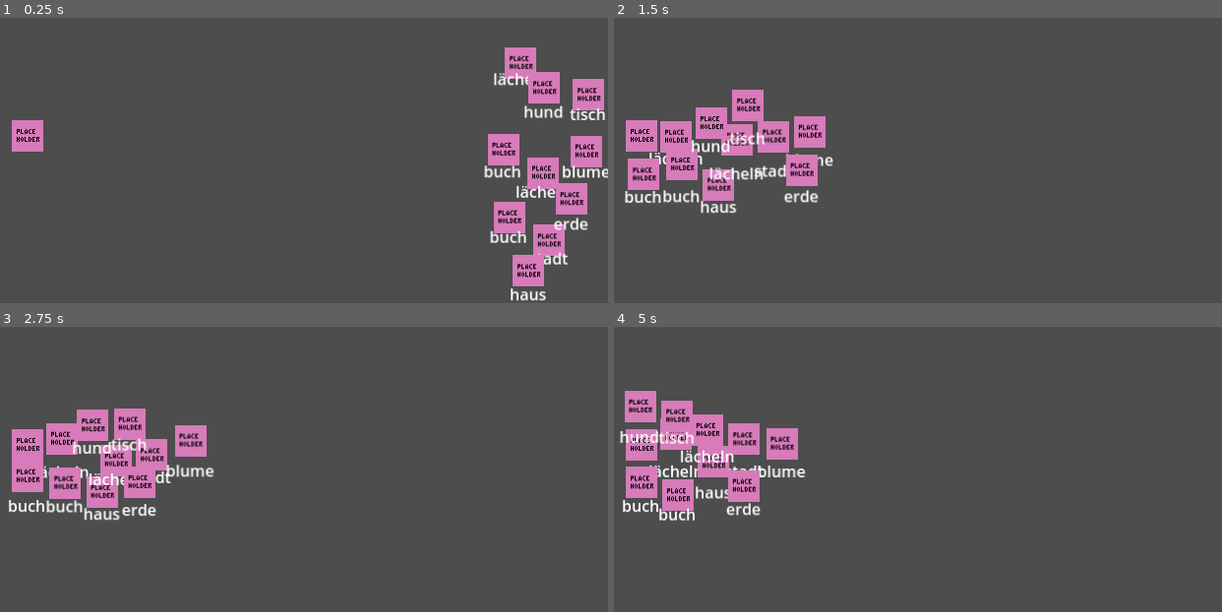
Above: before the commit, frames 1-4 (two rows, left to right).
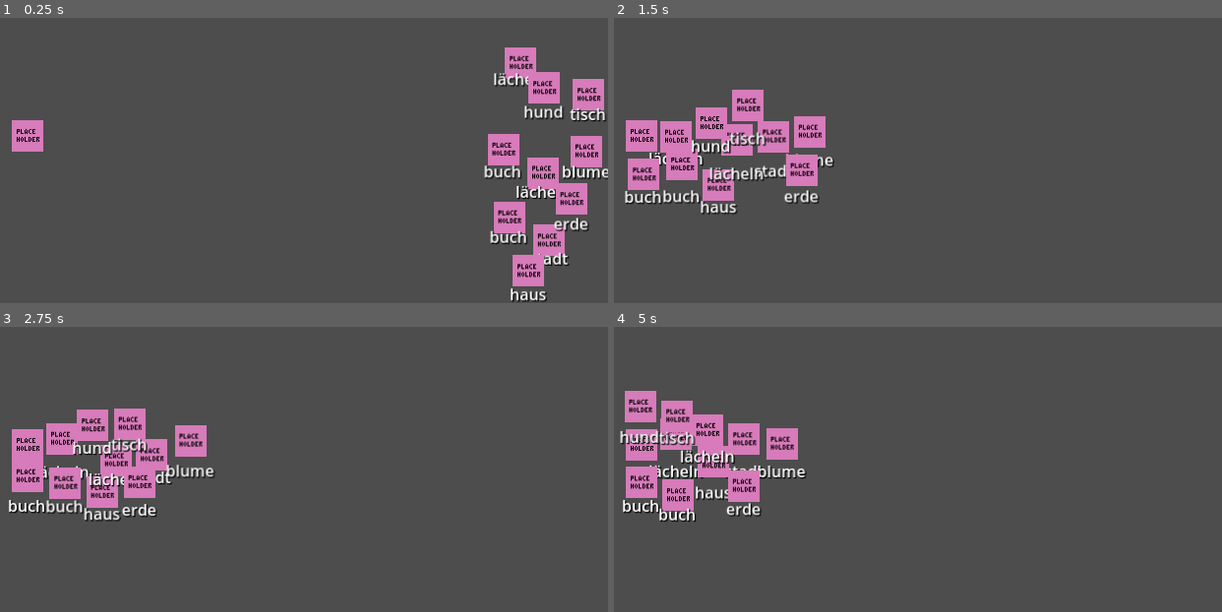
Above: after the commit, the same moments.

Repository: lehmius/typing-tides
Game: Godot game, scene res://scenes/game_state_handler.tscn
The game is run twice, just before and just after one commit, with the same random seed, the same clock (stepped at 60 frames per second) and the same inputs. This scene is started directly instead of the project's main scene. The engine's default icon, where the game draws it, is replaced by a stand-in: a white triangle on a blue panel in a dark square.
Inputs:
- Up to frame 1 (0.25 s): no input
- Up to frame 2 (1.5 s): tap Enter at 0.5 s
- Up to frame 3 (2.75 s): no input
- Up to frame 4 (5 s): no input

The runs differ from the first frame. In frame 1, 0.9% of the frame differs, in the area x 79-100%, y 19-100%; in frame 2, 0.9%; in frame 3, 0.9%; in frame 4, 1.0%, in the area x 1-32%, y 36-69%.

Commit message:
Change setTarget to ensure targetted enemy is always rendered on top of other enemies

Diff:
--- a/scenes/enemy.tscn
+++ b/scenes/enemy.tscn
@@ -74,6 +74,7 @@
 offset_bottom = 38.0
 grow_horizontal = 2
 size_flags_horizontal = 3
+theme_override_colors/font_shadow_color = Color(0, 0, 0, 1)
 text = "default"
 horizontal_alignment = 1
 
--- /dev/null
+++ b/scenes/global_state.tscn
@@ -0,0 +1,9 @@
+[gd_scene load_steps=2 format=3 uid="uid://c78g2adhhrrc"]
+
+[sub_resource type="GDScript" id="GDScript_xutkc"]
+script/source = "extends Node
+
+"
+
+[node name="GlobalState" type="Node"]
+script = SubResource("GDScript_xutkc")
--- a/scripts/game_state_handler.gd
+++ b/scripts/game_state_handler.gd
@@ -61,14 +61,15 @@
 	for i in range(amount):
 		instanceEnemy()
 
-## Handles picking enemies as well as enemy targeting decay.
+## Handles picking enemies. If no enemy is chosen, tries to assign a new one.
+## If the amount of errors is higher than maxConsecutiveErrors an attempt is made to switch targets too.
 ##
 ## @param letter: String - Letter that is trying to change the targeting
 ## @returns: void
 func updateEnemyTargeting(letter:String) -> void:
 	if currentTarget==null: # No current target selected
 		currentTarget = getNearestTarget(letter)
-		setTarget(currentTarget)
+		if currentTarget!=null:	setTarget(currentTarget)
 	else:
 		if letter!=currentTarget.text.substr(0,1):
 			consecutiveErrors+=1
@@ -100,11 +101,12 @@
 ## @returns: void
 func setTarget(target:Enemy) -> void:
 	var highlightColor = Color(1,0,0,1)
-	# Reset previous target color before changing or resetting target.
-	if currentTarget!=null:
+	if (currentTarget!=null) or (target==null):
 			currentTarget.get_node("Label").set("theme_override_colors/font_color",Color(1,1,1,1))
-	if not target==null:
+			currentTarget.set("z_index",0)
+	if target!=null:
 		currentTarget=target
+		target.set("z_index",500)
 		target.get_node("Label").set("theme_override_colors/font_color",highlightColor)
 	else:
 		currentTarget=null
